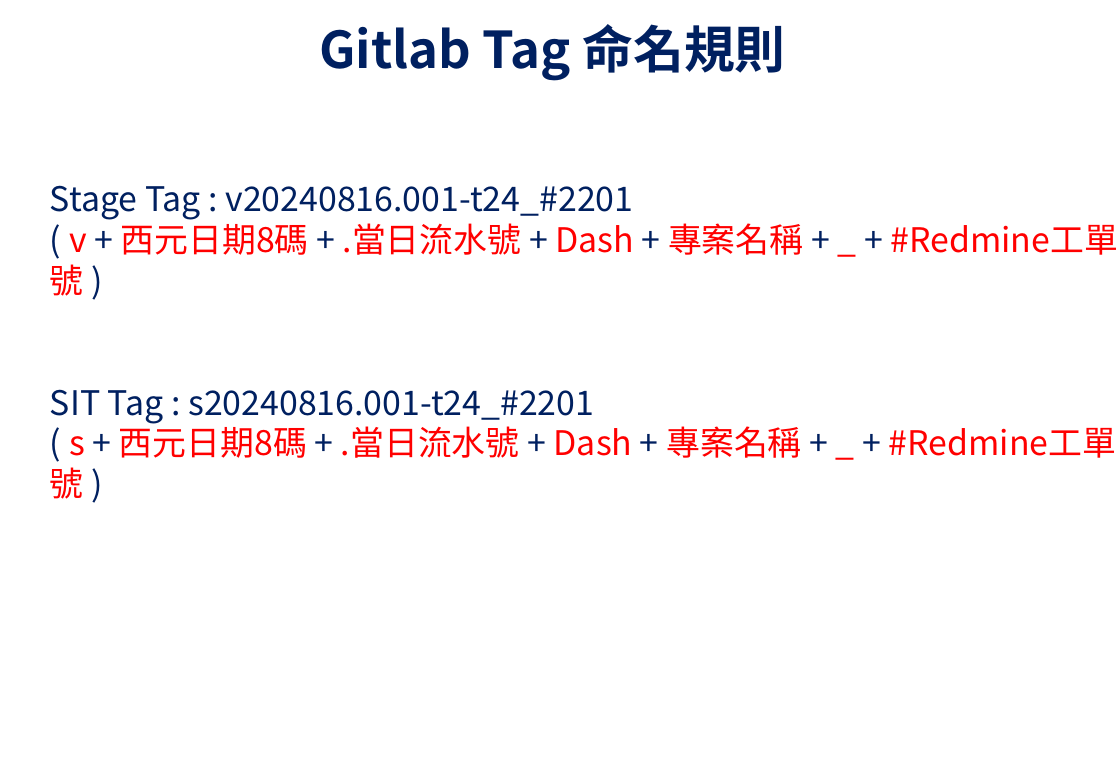
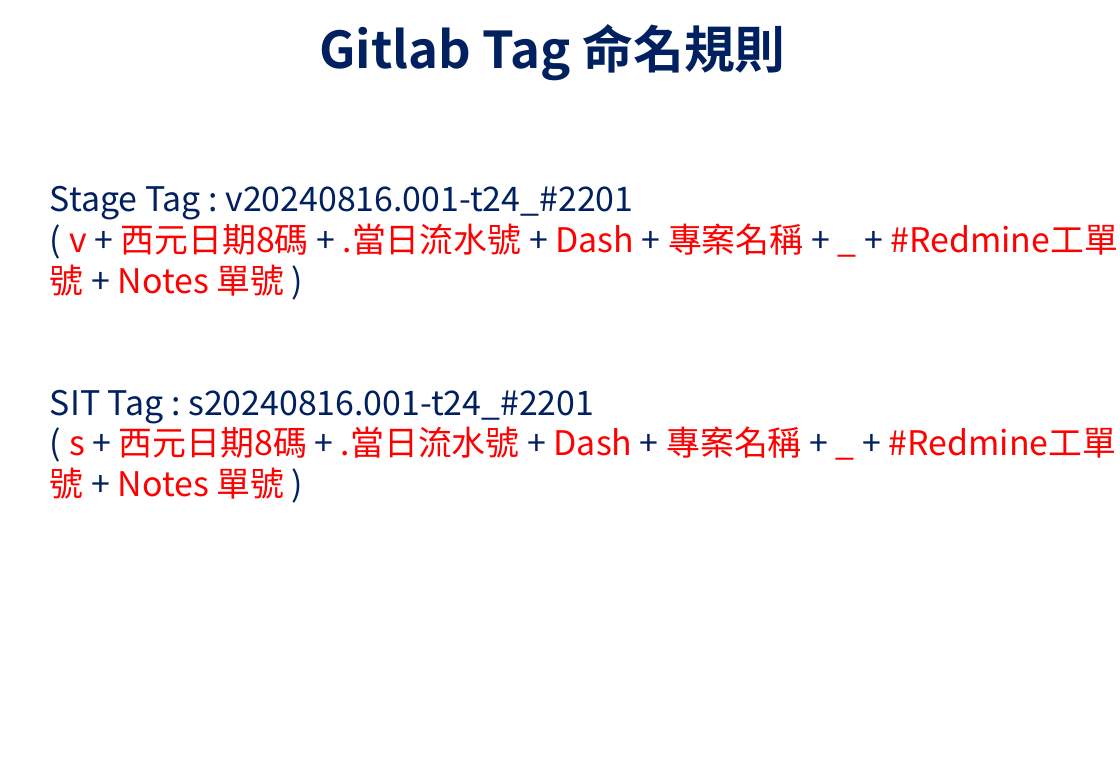
Before and after one commit to UDFWu/transfile, a slide deck: slide 20 of CICD Process.pptx (slide 19 before the commit). Drawn at 1120x762 pixels with LibreOffice and Linux fonts; fonts in the diff are those of the drawing; background and template pictures are left out. Boxes give left, top, right and bottom in pixels: in the first picture for what was removed or moved away, otherwise in the second. Text is boxed around its words. In the diff, an @@ line names an element or a change of style, - is before the commit and + after.

```diff
--- a/CICD Process.pptx
+++ b/CICD Process.pptx
@@ text at <box>69,217,803,296</box>: text changed @@
-( v + 西元日期8碼 + .當日流水號 + Dash + 專案名稱 + _ + #Redmine工單號 )
+( v + 西元日期8碼 + .當日流水號 + Dash + 專案名稱 + _ + #Redmine工單號 + Notes 單號 )
@@ text at <box>69,421,801,499</box>: text changed @@
-( s + 西元日期8碼 + .當日流水號 + Dash + 專案名稱 + _ + #Redmine工單號 )
+( s + 西元日期8碼 + .當日流水號 + Dash + 專案名稱 + _ + #Redmine工單號 + Notes 單號 )
```
Also in this commit, not shown: 6 other slides changed, 1 slide added, 1 other file.
